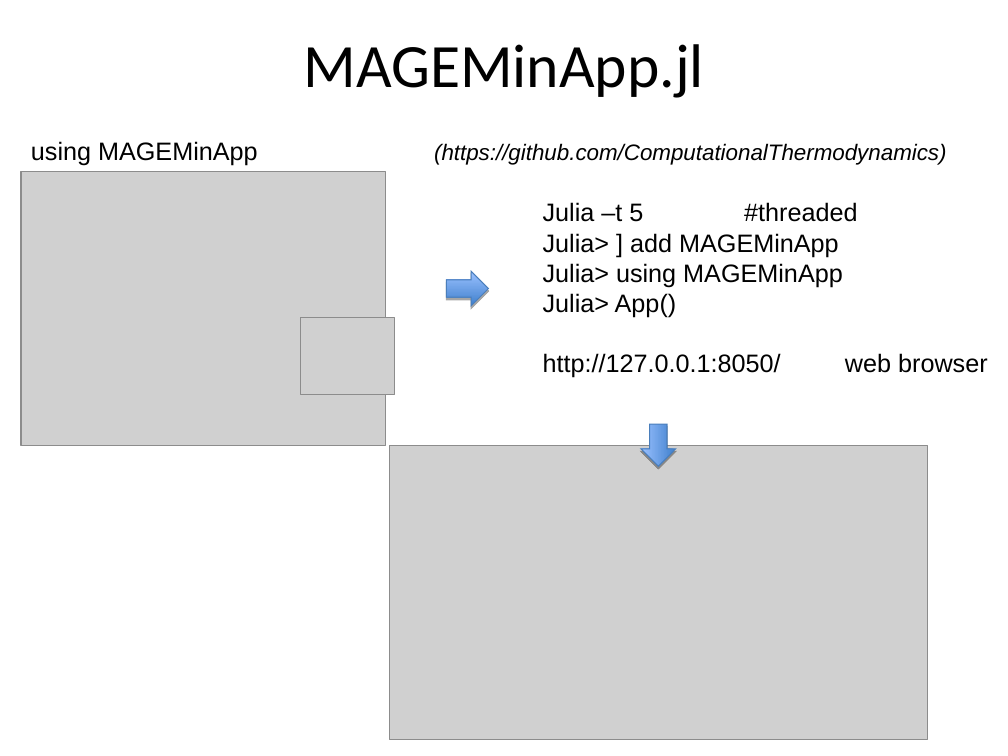
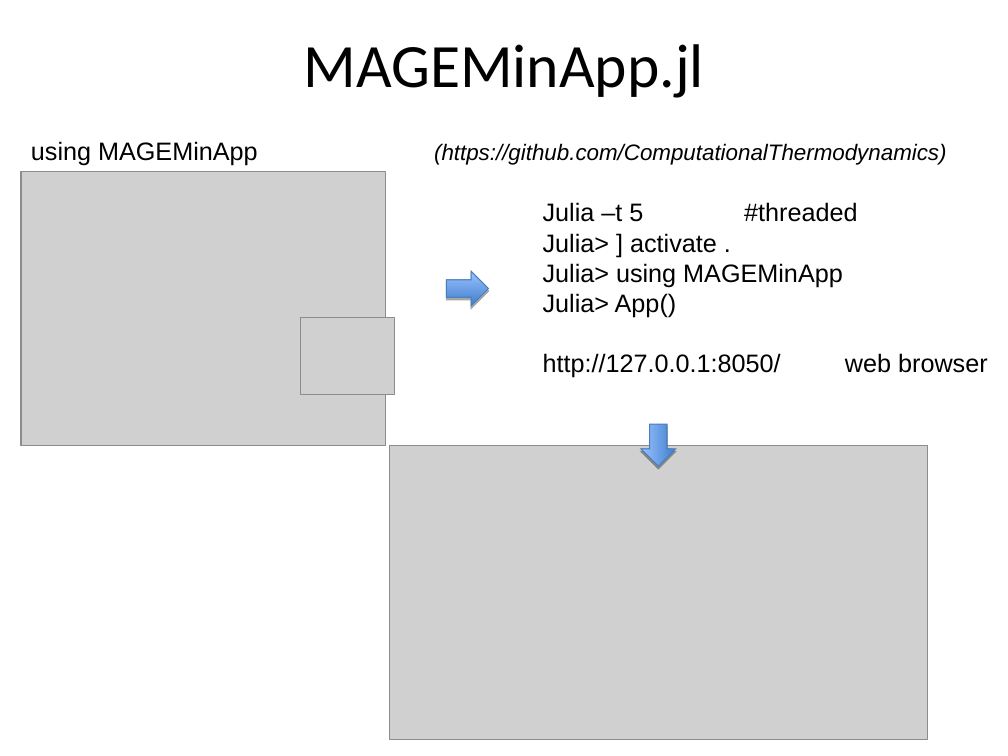
Before and after one commit to NicolasRiel/Heidelberg_LaMEM_course, a slide deck: slide 4 of ppt/Day2_B_density_diagrams_MAGEMin.ppt. Drawn at 1008x756 pixels with LibreOffice and Linux fonts; fonts in the diff are those of the drawing; grey boxes stand for pictures. Boxes give left, top, right and bottom in pixels: in the first picture for what was removed or moved away, otherwise in the second. Text is boxed around its words. In the diff, an @@ line names an element or a change of style, - is before the commit and + after.

```diff
--- a/ppt/Day2_B_density_diagrams_MAGEMin.ppt
+++ b/ppt/Day2_B_density_diagrams_MAGEMin.ppt
@@ text at box(543, 233, 717, 253): text changed @@
-Julia> ] add MAGEMinApp
+Julia> ] activate .
```
Also in this commit, not shown: 1 other slide changed, 1 other file.
